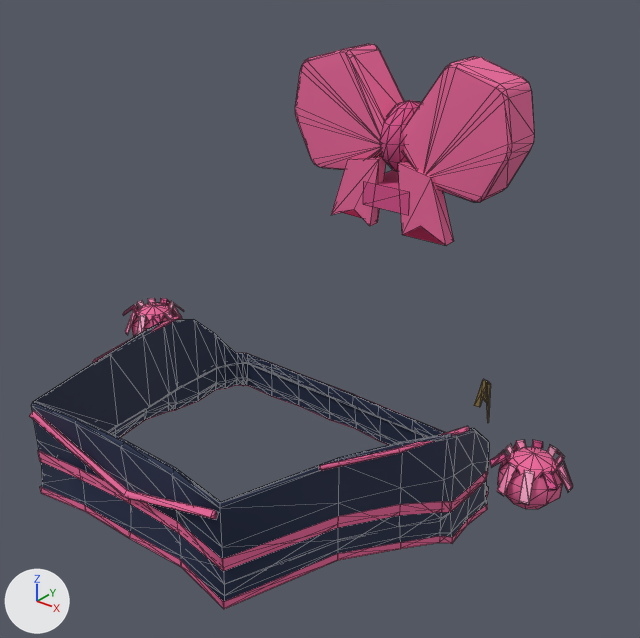
One commit to the glTF model ConditioningControlPanel/Resources/web/glassroad/art/models/emi-outfit-cheer.glb: the scene before it, then after it.
Camera for both pictures: a camera (50 mm lens) standing at (0.718, -0.767, 1.243) and looking at (0.078, 0.033, 0.747). The lights are fixed; the arrows at lower left show +X, +Y and +Z. The older version comes first. Mesh edges are drawn as thin lines. Vertices at exactly the same position are counted once.

In view in the first picture: 'emi_outfit_cheer'.
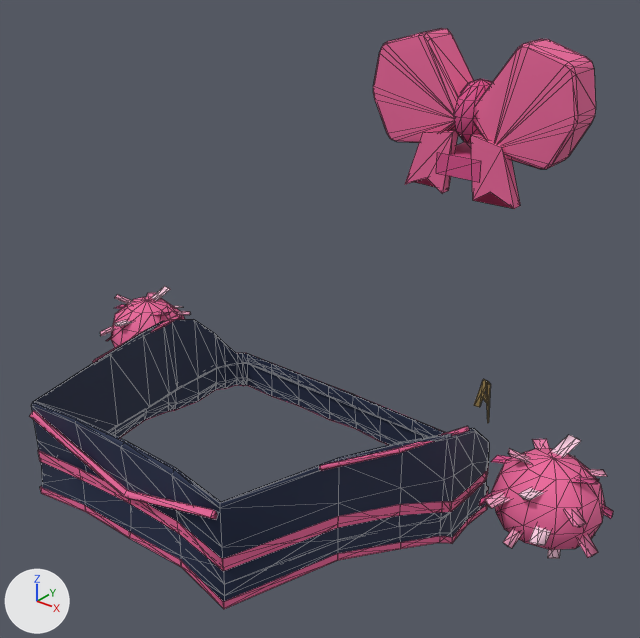
Where the change shows, as pixel boxes (x1, y1, x2, y2) in the pictures (640 x 638 px; the box of a moved part takes in the faces that stretch with it):
```json
{"object": "emi_outfit_cheer", "change": "reshaped", "before": [30, 44, 573, 609], "after": [30, 28, 613, 609], "on screen": "7% wider"}
{"part": 1, "of": "me_emi_outfit_cheer", "change": "moved or reshaped", "before": [403, 56, 534, 202], "after": [476, 39, 596, 169]}
{"part": 2, "of": "me_emi_outfit_cheer", "change": "moved or reshaped", "before": [379, 100, 421, 171], "after": [453, 79, 492, 143]}
{"part": 3, "of": "me_emi_outfit_cheer", "change": "moved or reshaped", "before": [331, 156, 386, 226], "after": [405, 130, 458, 193]}
{"part": 4, "of": "me_emi_outfit_cheer", "change": "added", "after": [471, 134, 520, 209], "on screen": "pink"}
{"part": 5, "of": "me_emi_outfit_cheer", "change": "added", "after": [436, 142, 482, 182], "on screen": "pink"}
{"part": 6, "of": "me_emi_outfit_cheer", "change": "rebuilt", "before": [555, 454, 573, 487], "after": [551, 435, 581, 457]}
{"part": 7, "of": "me_emi_outfit_cheer", "change": "deleted", "before": [160, 44, 572, 496]}
{"part": 8, "of": "me_emi_outfit_cheer", "change": "reshaped", "before": [123, 298, 184, 337], "after": [100, 286, 191, 348]}
{"part": 9, "of": "me_emi_outfit_cheer", "change": "built on", "before": [497, 440, 565, 509], "after": [479, 439, 613, 558]}
{"part": 10, "of": "me_emi_outfit_cheer", "change": "cut back", "before": [363, 162, 454, 245], "after": [373, 28, 474, 143]}
{"part": 11, "of": "me_emi_outfit_cheer", "change": "recoloured", "before": [174, 303, 543, 447], "after": [506, 449, 534, 461]}
```

The change, as JSON lines over the scene's bpy script:
```json
{"block": "me_emi_outfit_cheer", "where": "# used by ob_emi_outfit_cheer; location = (0.0, 0.0, 0.0)"}
{"op": "remove", "block": "me_emi_outfit_cheer", "code": "me_emi_outfit_cheer.from_pydata(...)  # 1086 vertices, 1836 faces; spans x -0.402..0.402, y -0.253..0.226, z 0.451..1.093"}
{"op": "add", "block": "me_emi_outfit_cheer", "code": "me_emi_outfit_cheer.from_pydata(...)  # 1318 vertices, 2188 faces; spans x -0.453..0.453, y -0.253..0.226, z 0.451..1.093"}
{"block": "me_emi_outfit_cheer", "change": "me_emi_outfit_cheer part 1: the loose piece of 72 vertices spanning x 0.215..0.345, y -0.015..0.04, z 0.962..1.093 is moved by (0.0, 0.148, 0.0)"}
{"block": "me_emi_outfit_cheer", "change": "me_emi_outfit_cheer part 2: the loose piece of 62 vertices spanning x 0.187..0.237, y -0.026..0.054, z 0.97..1.046 is moved by (0.0, 0.148, 0.0)"}
{"block": "me_emi_outfit_cheer", "change": "me_emi_outfit_cheer part 3: the loose piece of 10 vertices spanning x 0.137..0.2, y -0.021..-0.006, z 0.913..0.989 is moved by (0.0, 0.148, 0.0)"}
{"block": "me_emi_outfit_cheer", "change": "me_emi_outfit_cheer part 4: the loose piece of 10 vertices spanning x 0.224..0.287, y -0.021..-0.006, z 0.913..0.989 is copied, and the copy is moved by (0.0, 0.148, 0.0); it spans x 0.224..0.287, y 0.127..0.142, z 0.913..0.989"}
{"block": "me_emi_outfit_cheer", "change": "me_emi_outfit_cheer part 5: a new loose piece, a box spanning x 0.182..0.241, y 0.126..0.191, z 0.937..0.961, in mat_emi_outfit_fabric"}
{"block": "me_emi_outfit_cheer", "change": "me_emi_outfit_cheer part 6: the loose piece of 12 vertices spanning x 0.361..0.396, y 0.125..0.154, z 0.566..0.608 is rebuilt with 9 vertices and now spans x 0.359..0.391, y 0.13..0.168, z 0.563..0.624"}
{"block": "me_emi_outfit_cheer", "change": "me_emi_outfit_cheer part 7: 7 loose pieces with 144 vertices, spanning x -0.372..0.402, y -0.015..0.17, z 0.571..1.093, are deleted"}
{"block": "me_emi_outfit_cheer", "change": "me_emi_outfit_cheer part 8: 48 vertices moved from x -0.402..-0.304, y 0.068..0.167, z 0.544..0.611 to x -0.445..-0.301, y 0.057..0.203, z 0.503..0.611; 90 vertices removed from x -0.402..-0.304, y 0.068..0.17, z 0.537..0.608; 230 vertices added at x -0.453..-0.293, y 0.047..0.21, z 0.503..0.624"}
{"block": "me_emi_outfit_cheer", "change": "me_emi_outfit_cheer part 9: 7 vertices moved from x 0.325..0.345, y 0.144..0.17, z 0.587..0.608 to x 0.311..0.435, y 0.108..0.174, z 0.58..0.603; 95 vertices removed from x 0.304..0.396, y 0.068..0.17, z 0.537..0.611; 262 vertices added at x 0.293..0.453, y 0.047..0.21, z 0.503..0.617"}
{"block": "me_emi_outfit_cheer", "change": "me_emi_outfit_cheer part 10: 6 vertices moved from x 0.224..0.287, y -0.021..0.043, z 0.913..0.989 to x 0.082..0.16, y 0.183..0.188, z 0.962..1.018; 12 vertices removed from x 0.182..0.287, y -0.022..0.043, z 0.914..0.989; 66 vertices added at x 0.079..0.209, y 0.133..0.188, z 0.962..1.093"}
{"block": "me_emi_outfit_cheer", "change": "me_emi_outfit_cheer part 11: 7 kept faces spanning x -0.424..0.342, y 0.1..0.174, z 0.511..0.603 get new vertex colours; the middle colour goes from pink #d94e8b to pink #ec669b"}
{"block": "me_emi_outfit_cheer", "change": "other edits to the shape of me_emi_outfit_cheer do not show in these pictures"}
```
